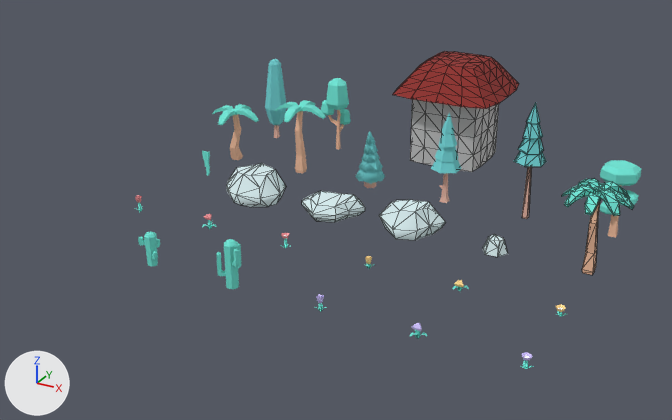
The glTF model docs/assets/tiles.glb as it was, and as the next commit left it.
The view is the same before and after, from a 50 mm camera at (6.48, -13.72, 6.59) aimed at (-0.59, -0.86, 0.16). Every picture has the same lights, and +X, +Y and +Z are marked at lower left. Mesh edges are drawn as thin lines on the coarser meshes.

The first picture shows 'House', 'stone_largeD', 'stone_largeE', 'stone_largeF', 'tree_palmDetailedTall', 'tree_palmTall', 'tree_pineRoundD', 'tree_pineTallC_detailed', 'tree_pineTallD', 'tree_plateau', 'tree_tall_dark', 'tree_thin'.
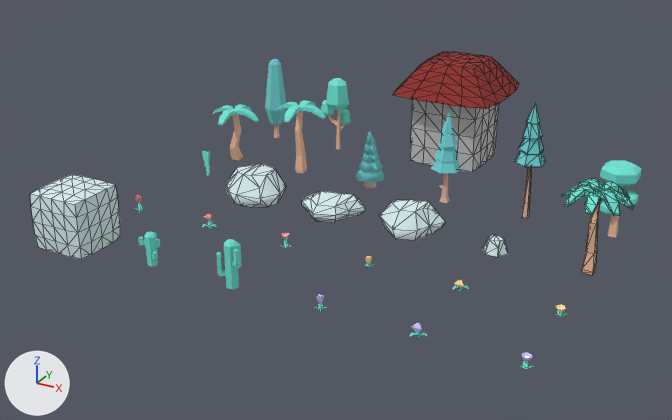
Pixel boxes (x1, y1, x2, y2) of what changed, in the pictures (672 x 420 px):
'Cube', added: after (30, 175, 120, 259)

The change, as a diff of the scene's bpy script:
```diff
--- a/docs/assets/tiles.glb.py
+++ b/docs/assets/tiles.glb.py
@@ mat_stone_001 @@
+mat_stone_001 = bpy.data.materials.new('stone.001')
+# nodes: BsdfPrincipled, Mix, OutputMaterial, VertexColor
+# colours: white #ddf2f5
@@ me_cube_001 @@
+me_cube_001.from_pydata(...)  # 98 vertices, 192 faces; spans x -0.5..0.5, y -0.5..0.5, z 0.0..1.0
+me_cube_001.materials.append(mat_stone_001)
@@ ob_cube @@
+ob_cube = bpy.data.objects.new('Cube', me_cube_001)
+ob_cube.location = (-3.75, -3.75, 0.0)
```
